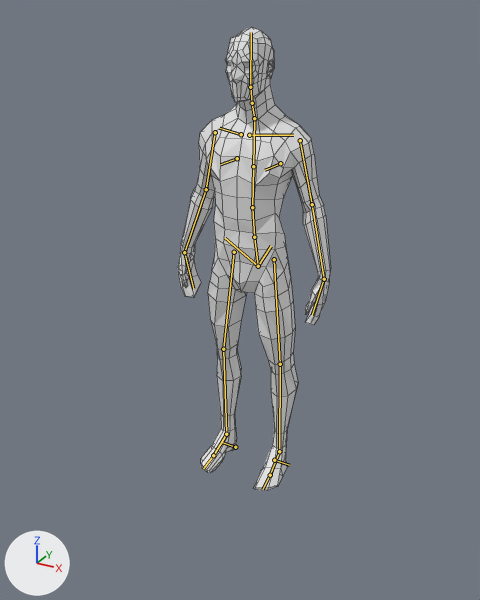
The Blender file historically-accurate-game-jam-13/Assets/3D/Scientist.blend as it was, and as the next commit left it.
One viewpoint serves both versions: a 50 mm lens placed at (1.27, -2.42, 2.07), pointed at (0.09, -0.28, 1.0). The lights are fixed; the arrows at lower left show +X, +Y and +Z. The first picture is the older version. The bones that bend it are drawn over the model as lines. Mesh edges are drawn as thin lines.
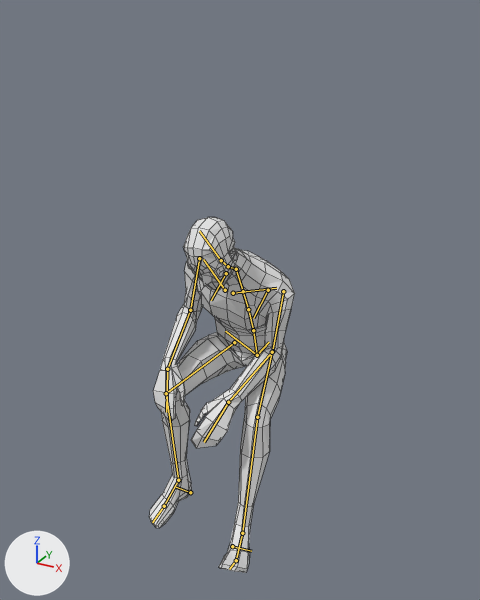
The newer file adds an action. The first version stands in its rest pose; the second is drawn at frame 1 of the action 'metarigAction'.

Location of each change, (x1, y1, x2, y2) in pixels of the pictures (480 x 600 px):
```json
{"object": "Plane", "change": "posed", "before": [178, 27, 331, 491], "after": [150, 217, 295, 573], "on screen": "23% shorter"}
{"bone": "spine", "before": "(258, 266) to (254, 237)", "after": "(257, 355) to (253, 330)"}
{"bone": "spine.001", "before": "(254, 237) to (252, 207)", "after": "(253, 330) to (248, 309)"}
{"bone": "spine.002", "before": "(252, 207) to (253, 166)", "after": "(248, 309) to (243, 291)"}
{"bone": "spine.004", "before": "(254, 118) to (252, 103)", "after": "(236, 269) to (228, 266)"}
{"bone": "upper_arm.L", "before": "(300, 140) to (312, 204)", "after": "(283, 291) to (272, 351)"}
{"bone": "forearm.L", "before": "(312, 204) to (324, 279)", "after": "(272, 351) to (228, 402)"}
{"bone": "hand.L", "before": "(324, 279) to (312, 315)", "after": "(228, 402) to (204, 442)"}
{"bone": "upper_arm.R", "before": "(215, 132) to (206, 189)", "after": "(199, 258) to (190, 310)"}
{"bone": "forearm.R", "before": "(206, 189) to (184, 252)", "after": "(190, 310) to (167, 369)"}
{"bone": "hand.R", "before": "(184, 252) to (193, 288)", "after": "(167, 369) to (166, 412)"}
{"bone": "thigh.L", "before": "(274, 259) to (280, 364)", "after": "(272, 352) to (257, 417)"}
{"bone": "shin.L", "before": "(280, 364) to (279, 451)", "after": "(257, 417) to (242, 533)"}
{"bone": "toe.L", "before": "(270, 475) to (262, 489)", "after": "(236, 560) to (229, 569)"}
{"bone": "thigh.R", "before": "(234, 252) to (223, 349)", "after": "(234, 342) to (166, 393)"}
{"bone": "shin.R", "before": "(223, 349) to (226, 434)", "after": "(166, 393) to (178, 480)"}
```

Edits to the scene script, one JSON object a line:
```json
{"block": "bone_spine", "where": "bone_spine = bpy.data.objects['metarig'].pose.bones['spine']"}
{"op": "set", "path": "bone_spine.location", "old": "(0.0, 0.0, 0.0)", "new": "(0.0, -0.436, 0.113)"}
{"block": "bone_spine_001", "where": "bone_spine_001 = bpy.data.objects['metarig'].pose.bones['spine.001']  # child of 'spine'"}
{"op": "set", "path": "bone_spine_001.rotation_quaternion", "old": "(1.0, 0.0, 0.0, 0.0)", "new": "(0.991, 0.131, 0.0, 0.0)", "note": "degrees (0, 0, 0) -> degrees (15, 0, 0)"}
{"block": "bone_spine_002", "where": "bone_spine_002 = bpy.data.objects['metarig'].pose.bones['spine.002']  # child of 'spine.001'"}
{"op": "set", "path": "bone_spine_002.rotation_quaternion", "old": "(1.0, 0.0, 0.0, 0.0)", "new": "(0.971, 0.217, -0.026, -0.096)", "note": "degrees (0, 0, 0) -> degrees (25, 0, -11)"}
{"block": "bone_spine_004", "where": "bone_spine_004 = bpy.data.objects['metarig'].pose.bones['spine.004']  # child of 'spine.003'"}
{"op": "set", "path": "bone_spine_004.rotation_quaternion", "old": "(1.0, 0.0, 0.0, 0.0)", "new": "(0.991, 0.0, 0.104, 0.083)", "note": "degrees (0, 0, 0) -> degrees (1, 12, 10)"}
{"block": "bone_upper_arm_l", "where": "bone_upper_arm_l = bpy.data.objects['metarig'].pose.bones['upper_arm.L']  # child of 'shoulder.L'"}
{"op": "set", "path": "bone_upper_arm_l.rotation_quaternion", "old": "(1.0, 0.0, 0.0, 0.0)", "new": "(0.896, 0.434, 0.089, -0.037)", "note": "degrees (0, 0, 0) -> degrees (52, 11, 1)"}
{"block": "bone_forearm_l", "where": "bone_forearm_l = bpy.data.objects['metarig'].pose.bones['forearm.L']  # child of 'upper_arm.L'"}
{"op": "set", "path": "bone_forearm_l.rotation_quaternion", "old": "(1.0, 0.0, 0.0, 0.0)", "new": "(0.892, 0.387, 0.163, 0.165)", "note": "degrees (0, 0, 0) -> degrees (49, 9, 25)"}
{"block": "bone_hand_l", "where": "bone_hand_l = bpy.data.objects['metarig'].pose.bones['hand.L']  # child of 'forearm.L'"}
{"op": "set", "path": "bone_hand_l.rotation_quaternion", "old": "(1.0, 0.0, 0.0, 0.0)", "new": "(0.936, -0.138, 0.322, -0.005)", "note": "degrees (0, 0, 0) -> degrees (-19, 37, -7)"}
{"block": "bone_upper_arm_r", "where": "bone_upper_arm_r = bpy.data.objects['metarig'].pose.bones['upper_arm.R']  # child of 'shoulder.R'"}
{"op": "set", "path": "bone_upper_arm_r.rotation_quaternion", "old": "(1.0, 0.0, 0.0, 0.0)", "new": "(0.928, 0.345, -0.123, 0.071)", "note": "degrees (0, 0, 0) -> degrees (40, -16, 3)"}
{"block": "bone_forearm_r", "where": "bone_forearm_r = bpy.data.objects['metarig'].pose.bones['forearm.R']  # child of 'upper_arm.R'"}
{"op": "set", "path": "bone_forearm_r.rotation_quaternion", "old": "(1.0, 0.0, 0.0, 0.0)", "new": "(0.846, 0.417, -0.27, -0.192)", "note": "degrees (0, 0, 0) -> degrees (58, -17, -35)"}
{"block": "bone_hand_r", "where": "bone_hand_r = bpy.data.objects['metarig'].pose.bones['hand.R']  # child of 'forearm.R'"}
{"op": "set", "path": "bone_hand_r.rotation_quaternion", "old": "(1.0, 0.0, 0.0, 0.0)", "new": "(0.949, -0.059, -0.304, 0.06)", "note": "degrees (0, 0, 0) -> degrees (-10, -35, 10)"}
{"block": "bone_thigh_l", "where": "bone_thigh_l = bpy.data.objects['metarig'].pose.bones['thigh.L']  # child of 'spine'"}
{"op": "set", "path": "bone_thigh_l.rotation_quaternion", "old": "(1.0, 0.0, 0.0, 0.0)", "new": "(0.732, -0.658, -0.155, -0.084)", "note": "degrees (0, 0, 0) -> degrees (-85, -20, 5)"}
{"block": "bone_shin_l", "where": "bone_shin_l = bpy.data.objects['metarig'].pose.bones['shin.L']  # child of 'thigh.L'"}
{"op": "set", "path": "bone_shin_l.rotation_quaternion", "old": "(1.0, 0.0, 0.0, 0.0)", "new": "(0.827, 0.561, -0.025, 0.018)", "note": "degrees (0, 0, 0) -> degrees (68, -4, 0)"}
{"block": "bone_toe_l", "where": "bone_toe_l = bpy.data.objects['metarig'].pose.bones['toe.L']  # child of 'foot.L'"}
{"op": "set", "path": "bone_toe_l.rotation_quaternion", "old": "(1.0, 0.0, 0.0, 0.0)", "new": "(0.982, 0.176, 0.022, -0.058)", "note": "degrees (0, 0, 0) -> degrees (20, 4, -6)"}
{"block": "bone_thigh_r", "where": "bone_thigh_r = bpy.data.objects['metarig'].pose.bones['thigh.R']  # child of 'spine'"}
{"op": "set", "path": "bone_thigh_r.rotation_quaternion", "old": "(1.0, 0.0, 0.0, 0.0)", "new": "(0.737, -0.672, 0.069, 0.0)", "note": "degrees (0, 0, 0) -> degrees (-85, 6, -5)"}
{"block": "bone_shin_r", "where": "bone_shin_r = bpy.data.objects['metarig'].pose.bones['shin.R']  # child of 'thigh.R'"}
{"op": "set", "path": "bone_shin_r.rotation_quaternion", "old": "(1.0, 0.0, 0.0, 0.0)", "new": "(0.707, 0.707, -0.001, -0.004)", "note": "degrees (0, 0, 0) -> degrees (90, 0, 0)"}
```
